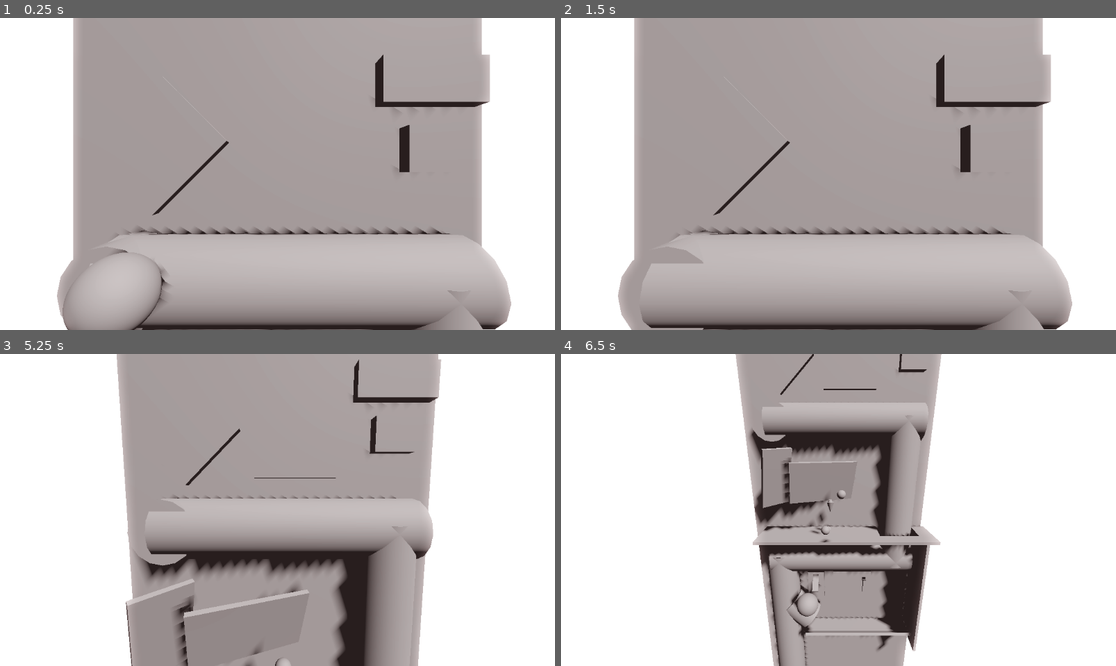
Above: before the commit, frames 1-4 (two rows, left to right).
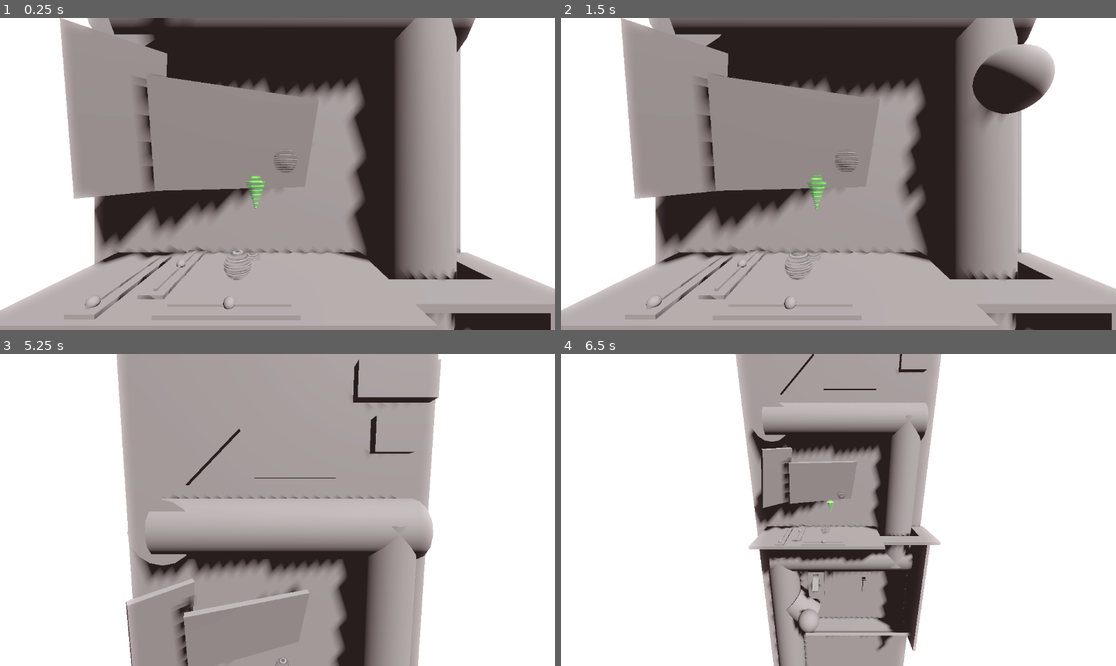
Above: after the commit, the same moments.

Repository: nheeb/niblehyme
Game: Godot game, scene res://Logic/Cockpit.tscn
The game is run twice, just before and just after one commit, with the same random seed, the same clock (stepped at 60 frames per second) and the same inputs.
Inputs (mouse positions are in pixels of both pictures, inside the frame that each line leads up to):
- Up to frame 1 (0.25 s): no input
- Up to frame 2 (1.5 s): move the mouse to (960, 158) at 0.52 s; hold Right (ui_right) 0.53-1.25 s; click (960, 158) at 0.6 s; drag from (727, 189) to (810, 236) at 1.27 s
- Up to frame 3 (5.25 s): move the mouse to (333, 441) at 2.02 s; hold Right (ui_right) 2.03-2.75 s; tap Mouse wheel up (view_up) at 2.1, 5.1 s; click (333, 441) at 2.3 s; tap Enter at 2.75, 4.25 s; drag from (249, 572) to (111, 463) at 2.77 s; tap Space at 3.5, 5 s; move the mouse to (444, 556) at 3.52 s; hold Left (ui_left) 3.53-4.25 s; click (444, 556) at 3.6 s; drag from (111, 463) to (194, 432) at 4.27 s; move the mouse to (305, 510) at 5.02 s; hold Down (ui_down) from 5.03 s (still down)
- Up to frame 4 (6.5 s): click (866, 510) at 5.3 s; release Down (ui_down) at 5.75 s; tap Enter at 5.75 s; drag from (755, 432) to (727, 525) at 5.77 s

The runs differ from the first frame. In frame 1, 40% of the frame differs, in the area x 0-100%, y 0-100%; in frame 2, 41%; in frame 3, less than 0.1%; in frame 4, 1.4%.

Commit message:
Slider and holo shader

Diff:
--- a/Logic/Cockpit.tscn
+++ b/Logic/Cockpit.tscn
@@ -7,6 +7,7 @@
 [ext_resource type="Script" path="res://Logic/Switch.gd" id="4_cvfuh"]
 [ext_resource type="Script" path="res://Logic/CockpitInput.gd" id="6_5wlna"]
 [ext_resource type="PackedScene" uid="uid://cbulkkcj4jbak" path="res://Logic/Hologram/Hologram.tscn" id="7_1dxs8"]
+[ext_resource type="PackedScene" uid="uid://btmbimerxsxa3" path="res://Logic/Devices/Slider.tscn" id="8_vl6ol"]
 
 [sub_resource type="BoxMesh" id="BoxMesh_8cpak"]
 
@@ -22,12 +23,13 @@
 
 [sub_resource type="Curve3D" id="Curve3D_ltvxr"]
 _data = {
-"points": PackedVector3Array(0, 0, 0, 0, 0, 0, -1.05404, 1.65259, 0, 0, 0, 0, 0, 0, 0, 0.880897, 1.63408, 0, 0, 0, 0, 0, 0, 0, 0.908671, -0.347153, 0, 0, 0, 0, 0, 0, 0, -1.00775, -0.393444, 0, 0, 0, 0, 0, 0, 0, -0.98453, -1.12615, -1.95503e-05),
+"points": PackedVector3Array(-0.590846, -0.0120425, 1.95503e-05, 0.590846, 0.0120425, -1.95503e-05, -0.885474, 1.61345, -1.95503e-05, 0.0127966, 0.159955, 0, 0.0383892, -0.326307, 0, 0.880423, 1.53667, -0.051167, 0.163697, 0.00915557, -1.95503e-05, -0.296971, -0.0804188, -1.95503e-05, 0.842034, -0.369988, -1.95503e-05, 0.0327012, 0.279383, -1.95503e-05, -0.038389, -0.371094, 0, -0.898271, -0.510748, -1.95503e-05, 0, 0, 0, 0, 0, 0, -0.98453, -1.12615, -1.95503e-05),
 "tilts": PackedFloat32Array(0, 0, 0, 0, 0)
 }
 point_count = 5
 
 [sub_resource type="SphereShape3D" id="SphereShape3D_qpcar"]
+radius = 0.18057
 
 [sub_resource type="SphereMesh" id="SphereMesh_epfhl"]
 
@@ -67,7 +69,7 @@
 transform = Transform3D(0.498589, 0, 0, 0, 0.498589, 0, 0, 0, 0.498589, 0, 0, 0)
 
 [node name="MeshInstance3D" type="MeshInstance3D" parent="Prototype"]
-transform = Transform3D(3.5175, 0, 0, 0, 0.0802565, 0, 0, 0, 1.16607, -0.555538, 0, -2.05512)
+transform = Transform3D(3.5175, 0, 0, 0, 0.0802565, 0, 0, 0, 1.51691, -0.555538, 0, -1.97888)
 mesh = SubResource("BoxMesh_8cpak")
 
 [node name="MeshInstance3D15" type="MeshInstance3D" parent="Prototype"]
@@ -175,6 +177,8 @@
 
 [node name="RayCast3D" type="RayCast3D" parent="PlayerCameraPath/CamPivot"]
 unique_name_in_owner = true
+collision_mask = 5
+collide_with_areas = true
 
 [node name="Views" type="Node3D" parent="PlayerCameraPath"]
 
@@ -262,4 +266,22 @@
 transform = Transform3D(1.25292, 0, 0, 0, -4.37114e-08, -3.19313, 0, 1, -1.39576e-07, 0, 5.91378e-08, -1.35292)
 mesh = SubResource("PlaneMesh_of0ak")
 
+[node name="Devices" type="Node3D" parent="."]
+
+[node name="Slider" parent="Devices" instance=ExtResource("8_vl6ol")]
+transform = Transform3D(-2.52271e-08, 0, 0.577129, 0, 0.577129, 0, -0.577129, 0, -2.52271e-08, -0.77218, 0.0271702, -0.928671)
+cockpit_input_name = "navigation_drive"
+
+[node name="Slider2" parent="Devices" instance=ExtResource("8_vl6ol")]
+transform = Transform3D(-2.52271e-08, 0, 0.577129, 0, 0.577129, 0, -0.577129, 0, -2.52271e-08, -0.574569, 0.0271702, -1.05662)
+min_value = -1.0
+start_progress = 0.5
+cockpit_input_name = "navigation_z"
+
+[node name="Slider3" parent="Devices" instance=ExtResource("8_vl6ol")]
+transform = Transform3D(-0.577129, 0, -5.04542e-08, 0, 0.577129, 0, 5.04542e-08, 0, -0.577129, -0.198223, 0.0271702, -0.693919)
+min_value = -1.0
+start_progress = 0.5
+cockpit_input_name = "navigation_x"
+
 [connection signal="input_event" from="Switch/Area3D" to="Switch" method="_on_area_3d_input_event"]
--- /dev/null
+++ b/Logic/Devices/Device.gd
@@ -0,0 +1,11 @@
+class_name Device extends Node3D
+
+func hover():
+	pass
+
+func mouse_down():
+	pass
+
+@export var cockpit_input_name: String
+func update_cockpit_input(value):
+	Game.cockpit.input.set(cockpit_input_name, value)
--- /dev/null
+++ b/Logic/Devices/DeviceArea.gd
@@ -0,0 +1,7 @@
+class_name DeviceArea extends Area3D
+
+var device: Device
+
+func _ready() -> void:
+	if get_parent() is Device:
+		device = get_parent()
--- /dev/null
+++ b/Logic/Devices/DeviceArea.tscn
@@ -0,0 +1,8 @@
+[gd_scene load_steps=2 format=3 uid="uid://vl01sd8u04f0"]
+
+[ext_resource type="Script" path="res://Logic/Devices/DeviceArea.gd" id="1_cn2je"]
+
+[node name="DeviceArea" type="Area3D"]
+collision_layer = 4
+collision_mask = 0
+script = ExtResource("1_cn2je")
--- /dev/null
+++ b/Logic/Devices/Slider.gd
@@ -0,0 +1,52 @@
+extends Device
+
+@export var min_value := 0.0
+@export var max_value := 1.0
+@export var start_progress := 0.0
+
+var progress: float
+var value: float
+
+var dragging := false
+var drag_start_pos : Vector3
+var drag_start_progress : float
+
+var drag_plane : Plane
+var drag_direction : Vector3
+var drag_length : float
+
+func mouse_down():
+	dragging = true
+	drag_start_pos = get_mouse_pos()
+	drag_start_progress = progress
+
+func _process(delta: float) -> void:
+	if dragging:
+		if Input.is_action_just_released("select"):
+			dragging = false
+			return
+		var drag : Vector3 = get_mouse_pos() - drag_start_pos
+		var drag_projected = drag.project(drag_direction)
+		var drag_sign : float = sign(drag_projected.dot(drag_direction))
+		var change : float = drag_sign * drag_projected.length() / drag_length
+		set_progress(drag_start_progress + change)
+
+func _ready() -> void:
+	drag_plane = Plane(
+		%MarkerZero.global_position.direction_to(%MarkerPlaneNormal.global_position),
+		%MarkerZero.global_position )
+	drag_direction = %MarkerZero.global_position.direction_to(%MarkerOne.global_position)
+	drag_length = %MarkerZero.global_position.distance_to(%MarkerOne.global_position)
+	await get_tree().process_frame
+	set_progress(start_progress)
+
+func get_mouse_pos() -> Vector3:
+	return drag_plane.intersects_ray(Game.camera.global_position, Game.mouse_normal)
+
+func set_progress(p: float):
+	p = clamp(p, 0.0, 1.0)
+	progress = p
+	%SliderHead.global_position = lerp(%MarkerZero.global_position,
+										%MarkerOne.global_position, p)
+	value = lerp(min_value, max_value, p)
+	update_cockpit_input(value)
--- /dev/null
+++ b/Logic/Devices/Slider.tscn
@@ -0,0 +1,52 @@
+[gd_scene load_steps=6 format=3 uid="uid://btmbimerxsxa3"]
+
+[ext_resource type="Script" path="res://Logic/Devices/Slider.gd" id="1_ncm7l"]
+[ext_resource type="PackedScene" uid="uid://vl01sd8u04f0" path="res://Logic/Devices/DeviceArea.tscn" id="2_1t5f6"]
+
+[sub_resource type="BoxMesh" id="BoxMesh_rakpf"]
+
+[sub_resource type="SphereMesh" id="SphereMesh_cdkuu"]
+
+[sub_resource type="BoxShape3D" id="BoxShape3D_4mkwj"]
+size = Vector3(1, 0.0979004, 0.202682)
+
+[node name="Slider" type="Node3D"]
+script = ExtResource("1_ncm7l")
+
+[node name="Model" type="Node3D" parent="."]
+
+[node name="MeshInstance3D" type="MeshInstance3D" parent="Model"]
+transform = Transform3D(1, 0, 0, 0, 0.0398855, 0, 0, 0, 0.203661, 0, 0, 0)
+mesh = SubResource("BoxMesh_rakpf")
+skeleton = NodePath("../..")
+
+[node name="MeshInstance3D2" type="MeshInstance3D" parent="Model"]
+transform = Transform3D(0.888367, 0, 0, 0, 0.0398855, 0, 0, 0, 0.026403, 0, 0.0186228, 0)
+mesh = SubResource("BoxMesh_rakpf")
+skeleton = NodePath("../..")
+
+[node name="MarkerOne" type="Marker3D" parent="Model"]
+unique_name_in_owner = true
+transform = Transform3D(1, 0, 0, 0, 1, 0, 0, 0, 1, 0.40494, 0.0418269, 0)
+gizmo_extents = 0.1
+
+[node name="MarkerZero" type="Marker3D" parent="Model"]
+unique_name_in_owner = true
+transform = Transform3D(1, 0, 0, 0, 1, 0, 0, 0, 1, -0.397128, 0.0418269, 0)
+gizmo_extents = 0.1
+
+[node name="MarkerPlaneNormal" type="Marker3D" parent="Model/MarkerZero"]
+unique_name_in_owner = true
+transform = Transform3D(1, 0, 0, 0, 1, 0, 0, 0, 1, 0, 0.1, 0)
+gizmo_extents = 0.02
+
+[node name="SliderHead" type="MeshInstance3D" parent="Model"]
+unique_name_in_owner = true
+transform = Transform3D(0.0855529, 0, 0, 0, 0.0855529, 0, 0, 0, 0.0855529, -0.366407, 0.0286962, 7.53999e-06)
+mesh = SubResource("SphereMesh_cdkuu")
+
+[node name="DeviceArea" parent="." instance=ExtResource("2_1t5f6")]
+
+[node name="CollisionShape3D" type="CollisionShape3D" parent="DeviceArea"]
+transform = Transform3D(1, 0, 0, 0, 1, 0, 0, 0, 1, 0, 0.0286865, 0.000740051)
+shape = SubResource("BoxShape3D_4mkwj")
--- a/Logic/Game.gd
+++ b/Logic/Game.gd
@@ -2,7 +2,7 @@
 
 @onready var sauce: Sauce = $Sauce
 
-var DEBUG_CONTROL_DRILL_WITH_ARROW_KEYS := true # turn this off later
+var DEBUG_CONTROL_DRILL_WITH_ARROW_KEYS := false # turn this off later
 
 signal drill_hit_object(holo_object: HoloObject)
 
@@ -16,5 +16,19 @@
 
 var cockpit : Cockpit
 var main_pipe : Pipe
-var raycast_object
+var raycast_object: Object:
+	set(ro):
+		if raycast_object != ro:
+			raycast_object = ro
+			if raycast_object:
+				if raycast_object.has_method("hover"):
+					raycast_object.call("hover")
 var mouse_position
+var camera: Camera3D
+var mouse_normal: Vector3
+
+func _process(delta: float) -> void:
+	if Input.is_action_just_pressed("select"):
+		if raycast_object:
+			if raycast_object.has_method("mouse_down"):
+				raycast_object.call("mouse_down")
--- a/Logic/Hologram/HoloDrill.tscn
+++ b/Logic/Hologram/HoloDrill.tscn
@@ -1,6 +1,7 @@
-[gd_scene load_steps=5 format=3 uid="uid://btpm8afbdp7k3"]
+[gd_scene load_steps=6 format=3 uid="uid://btpm8afbdp7k3"]
 
 [ext_resource type="Script" path="res://Logic/Hologram/HoloDrill.gd" id="1_c8ocw"]
+[ext_resource type="Material" uid="uid://dspatcbfs7qji" path="res://Logic/Hologram/HoloMaterial.tres" id="2_7iic6"]
 
 [sub_resource type="CylinderMesh" id="CylinderMesh_xs75s"]
 top_radius = 1.0
@@ -28,6 +29,7 @@
 
 [node name="MeshInstance3D" type="MeshInstance3D" parent="Model"]
 transform = Transform3D(1, 0, 0, 0, 1, 0, 0, 0, 1, 0, -0.601456, 0)
+material_override = ExtResource("2_7iic6")
 mesh = SubResource("CylinderMesh_xs75s")
 skeleton = NodePath("../..")
 
--- /dev/null
+++ b/Logic/Hologram/HoloFollow.gd
@@ -0,0 +1,9 @@
+extends HoloObject
+
+@export var follow_range := 5.0
+@export var follow_object: HoloObject
+
+func _process(delta: float) -> void:
+	var dist := holo_pos.distance_to(follow_object.holo_pos)
+	if dist >= follow_range:
+		holo_pos += (dist - follow_range) * holo_pos.direction_to(follow_object.holo_pos)
--- /dev/null
+++ b/Logic/Hologram/HoloFollow.tscn
@@ -0,0 +1,6 @@
+[gd_scene load_steps=2 format=3 uid="uid://cegn5nnsvdemb"]
+
+[ext_resource type="Script" path="res://Logic/Hologram/HoloFollow.gd" id="1_kibis"]
+
+[node name="HoloFollow" type="Node3D"]
+script = ExtResource("1_kibis")
--- /dev/null
+++ b/Logic/Hologram/HoloMaterial.tres
@@ -0,0 +1,61 @@
+[gd_resource type="ShaderMaterial" load_steps=4 format=3 uid="uid://dspatcbfs7qji"]
+
+[sub_resource type="Shader" id="Shader_betab"]
+code = "// NOTE: Shader automatically converted from Godot Engine 4.2.2.stable's StandardMaterial3D.
+
+shader_type spatial;
+render_mode blend_mix,depth_draw_opaque,cull_back,diffuse_burley,specular_schlick_ggx;
+uniform vec4 albedo : source_color;
+
+varying vec3 world_pos;
+
+uniform vec3 emission_color: source_color;
+uniform float time_scale = 8.0;
+uniform float noise_strength = 3.0;
+
+uniform sampler2D noise;
+
+global uniform float holo_world_scale;
+
+void vertex() {
+	world_pos = (MODEL_MATRIX * vec4(VERTEX, 1.0)).xyz * holo_world_scale;
+}
+
+void fragment() {
+	float noise_xz = texture(noise, world_pos.xz).r;
+	float t = TIME * time_scale;
+	float holo_value = .5 * sin(world_pos.y * 20.0 - t + noise_xz * noise_strength) + .5;
+	ALPHA = pow(holo_value, .7);
+	ALBEDO = albedo.rgb;
+	vec3 em = mix(emission_color, albedo.rgb, .5);
+	EMISSION = em * pow(smoothstep(.5, .9, holo_value), 2.0) * 0.1
+			+ em * pow(smoothstep(.8, .99, holo_value), 3.0) * 0.6;
+	ALPHA *= texture(noise, SCREEN_UV * 2.0).r;
+	//vec2 base_uv = UV;
+	//vec4 albedo_tex = texture(texture_albedo,base_uv);
+	//ALBEDO = albedo.rgb * albedo_tex.rgb;
+	//float metallic_tex = dot(texture(texture_metallic,base_uv),metallic_texture_channel);
+	//METALLIC = metallic_tex * metallic;
+	//vec4 roughness_texture_channel = vec4(1.0,0.0,0.0,0.0);
+	//float roughness_tex = dot(texture(texture_roughness,base_uv),roughness_texture_channel);
+	//ROUGHNESS = roughness_tex * roughness;
+	//SPECULAR = specular;
+}
+"
+
+[sub_resource type="FastNoiseLite" id="FastNoiseLite_xeqey"]
+frequency = 0.0412
+
+[sub_resource type="NoiseTexture2D" id="NoiseTexture2D_se56j"]
+seamless = true
+noise = SubResource("FastNoiseLite_xeqey")
+
+[resource]
+resource_local_to_scene = true
+render_priority = 0
+shader = SubResource("Shader_betab")
+shader_parameter/albedo = Color(0.289063, 1, 0, 1)
+shader_parameter/emission_color = Color(1, 1, 1, 1)
+shader_parameter/time_scale = 8.0
+shader_parameter/noise_strength = 3.0
+shader_parameter/noise = SubResource("NoiseTexture2D_se56j")
--- a/Logic/Hologram/HoloObject.gd
+++ b/Logic/Hologram/HoloObject.gd
@@ -13,7 +13,10 @@
 	visible = visibility_progress >= .1
 
 func _ready() -> void:
+	## Updating holo pos
 	holo_pos = position
+	## Applying material
+	set_holo_material()
 	## Connecting the Drilling Health
 	if has_node("DrillingHealth"):
 		health = get_node("DrillingHealth")
@@ -42,6 +45,14 @@
 func destroy():
 	_on_destroyed()
 
+const HOLO_MATERIAL = preload("res://Logic/Hologram/HoloMaterial.tres")
+@export var holo_color := Color.GREEN
+func set_holo_material():
+	var mat = HOLO_MATERIAL.duplicate()
+	for mi in Utility.get_recursive_mesh_instances(self):
+		mi.material_override = mat
+		mi.material_override.set("shader_parameter/albedo", holo_color)
+
 #####################
 ## For overwriting ##
 #####################
--- a/Logic/Hologram/HoloObstacle.tscn
+++ b/Logic/Hologram/HoloObstacle.tscn
@@ -6,6 +6,7 @@
 
 [node name="HoloObstacle" type="Node3D"]
 script = ExtResource("1_paque")
+holo_color = Color(0.316406, 0.316406, 0.316406, 1)
 
 [node name="MeshInstance3D" type="MeshInstance3D" parent="."]
 transform = Transform3D(2.41656, 0, 0, 0, 2.41656, 0, 0, 0, 2.41656, 0, 0, 0)
--- a/Logic/Hologram/Hologram.gd
+++ b/Logic/Hologram/Hologram.gd
@@ -4,7 +4,7 @@
 const HOLO_VIEW_FADE = 2.0
 const HOLO_KEEP_RANGE = 30.0
 
-var center_object: HoloObject
+@export var center_object: HoloObject
 
 func get_all_holo_objects() -> Array[HoloObject]:
 	var list : Array[HoloObject] = []
@@ -16,7 +16,7 @@
 	ho.position = ho.holo_pos
 
 func _ready() -> void:
-	center_object = $DrillCenterPivot/HoloDrill
+	pass
 
 func _rare_process() -> void:
 	## Delete far objects
--- a/Logic/Hologram/Hologram.tscn
+++ b/Logic/Hologram/Hologram.tscn
@@ -1,17 +1,23 @@
-[gd_scene load_steps=4 format=3 uid="uid://cbulkkcj4jbak"]
+[gd_scene load_steps=5 format=3 uid="uid://cbulkkcj4jbak"]
 
 [ext_resource type="Script" path="res://Logic/Hologram/Hologram.gd" id="1_kcikd"]
 [ext_resource type="PackedScene" uid="uid://btpm8afbdp7k3" path="res://Logic/Hologram/HoloDrill.tscn" id="2_vjk7h"]
+[ext_resource type="PackedScene" uid="uid://cegn5nnsvdemb" path="res://Logic/Hologram/HoloFollow.tscn" id="3_0w4hu"]
 [ext_resource type="PackedScene" uid="uid://t4burg5wv6qw" path="res://Logic/Hologram/HoloObstacle.tscn" id="3_pxgvl"]
 
-[node name="Hologram" type="Node3D"]
+[node name="Hologram" type="Node3D" node_paths=PackedStringArray("center_object")]
 script = ExtResource("1_kcikd")
+center_object = NodePath("DrillCenterPivot/HoloFollow")
 
 [node name="DrillCenterPivot" type="Node3D" parent="."]
 unique_name_in_owner = true
 transform = Transform3D(0.1, 0, 0, 0, 0.1, 0, 0, 0, 0.1, 0, 0, 0)
 
 [node name="HoloDrill" parent="DrillCenterPivot" instance=ExtResource("2_vjk7h")]
+
+[node name="HoloFollow" parent="DrillCenterPivot" node_paths=PackedStringArray("follow_object") instance=ExtResource("3_0w4hu")]
+follow_range = 3.0
+follow_object = NodePath("../HoloDrill")
 
 [node name="HoloObstacle" parent="DrillCenterPivot" instance=ExtResource("3_pxgvl")]
 transform = Transform3D(1, 0, 0, 0, 1, 0, 0, 0, 1, 3.05761, 3.03765, 0)
--- a/Logic/PlayerCameraPath.gd
+++ b/Logic/PlayerCameraPath.gd
@@ -14,8 +14,10 @@
 var transition_tween: Tween
 
 func _ready() -> void:
+	Game.camera = %PlayerCamera
 	views.append_array(view_root.get_children())
 	view_count = len(views)
+	pivot.global_transform = views[current_view].global_transform
 
 func _process(delta: float) -> void:
 	if Input.is_action_just_pressed("view_up"):
@@ -45,13 +47,23 @@
 
 
 func check_mouse_colliding() -> void:
+	var camera = %PlayerCamera
+	Game.mouse_normal = camera.project_ray_normal(get_viewport().get_mouse_position())
 	var camera_pivot = %CamPivot.global_position
-	var camera = %PlayerCamera
 	var plane = Plane(Vector3.FORWARD,.7)
-	var mouse_position = plane.intersects_ray(camera_pivot,camera.project_ray_normal(get_viewport().get_mouse_position()))
+	var mouse_position = plane.intersects_ray(
+		camera_pivot, Game.mouse_normal
+		)
 
-	%RayCast3D.target_position = mouse_position - camera_pivot
+	%RayCast3D.target_position = %RayCast3D.to_local(mouse_position) * 5.0
 	var obj = %RayCast3D.get_collider()
 
-	if (obj is PipeItem): Game.raycast_object = obj
+	if (obj is PipeItem):
+		Game.raycast_object = obj
+	elif (obj is DeviceArea):
+		Game.raycast_object = obj.device
+	elif obj == null:
+		Game.raycast_object = null
+	else:
+		printerr("Unknown collider: %s" % obj)
 	if (mouse_position != null): Game.mouse_position = mouse_position
--- a/Logic/Switch.gd
+++ b/Logic/Switch.gd
@@ -20,7 +20,6 @@
 			opposite_mode = Mode.Collect
 			switch.emit("Discard")
 
-
 func _on_area_3d_input_event(camera, event, position, normal, shape_idx):
 	if (event is InputEventMouseButton and event.is_pressed()):
 		if event.button_index == MOUSE_BUTTON_LEFT:
--- a/Logic/Utility.gd
+++ b/Logic/Utility.gd
@@ -30,6 +30,14 @@
 		recursive_set_light_layers(c, layers)
 		if c is VisualInstance3D:
 			(c as VisualInstance3D).layers = layers
+
+func get_recursive_mesh_instances(node: Node) -> Array[MeshInstance3D]:
+	var mesh_instances : Array[MeshInstance3D] = []
+	for c in node.get_children():
+		mesh_instances.append_array(get_recursive_mesh_instances(c))
+		if c is MeshInstance3D:
+			mesh_instances.append(c)
+	return mesh_instances
 
 # ----- Hex functions -----
 func cube_add(r1: int, q1: int, s1: int, r2: int, q2: int, s2: int) -> Vector3i:
--- a/project.godot
+++ b/project.godot
@@ -37,9 +37,21 @@
 "events": [Object(InputEventMouseButton,"resource_local_to_scene":false,"resource_name":"","device":-1,"window_id":0,"a …(253 unchanged characters)…
 ]
 }
+select={
+"deadzone": 0.5,
+"events": [Object(InputEventMouseButton,"resource_local_to_scene":false,"resource_name":"","device":-1,"window_id":0,"alt_pressed":false,"shift_pressed":false,"ctrl_pressed":false,"meta_pressed":false,"button_mask":0,"position":Vector2(0, 0),"global_position":Vector2(0, 0),"factor":1.0,"button_index":1,"canceled":false,"pressed":false,"double_click":false,"script":null)
+]
+}
 
 [layer_names]
 
 3d_physics/layer_1="MineralCollision"
 3d_physics/layer_2="HoloDrill"
-3d_physics/layer_3="MouseRay"
+3d_physics/layer_3="MousePickable"
+
+[shader_globals]
+
+holo_world_scale={
+"type": "float",
+"value": 15.0
+}
Not shown: 1 places in Logic/Cockpit.tscn that only renumber resources
